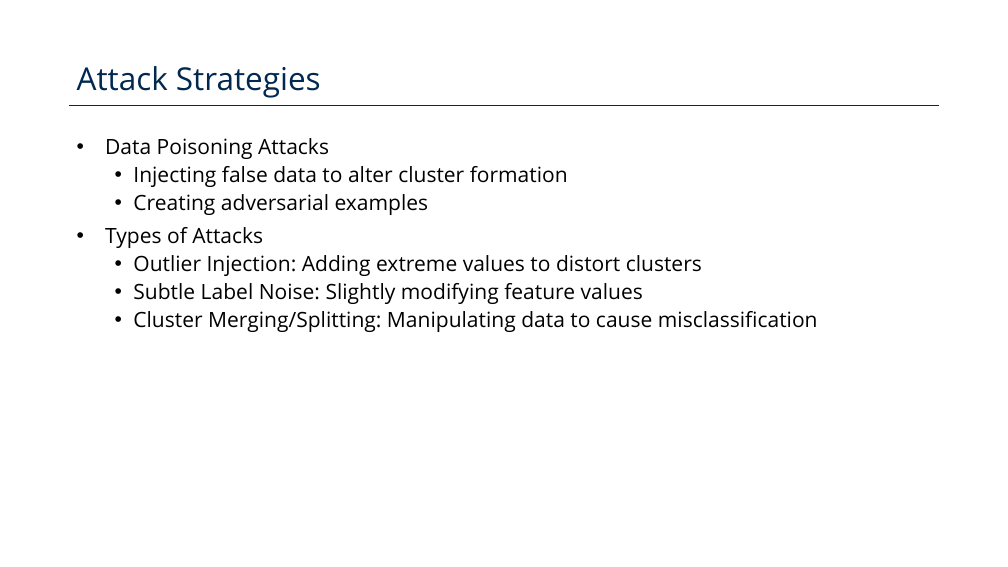
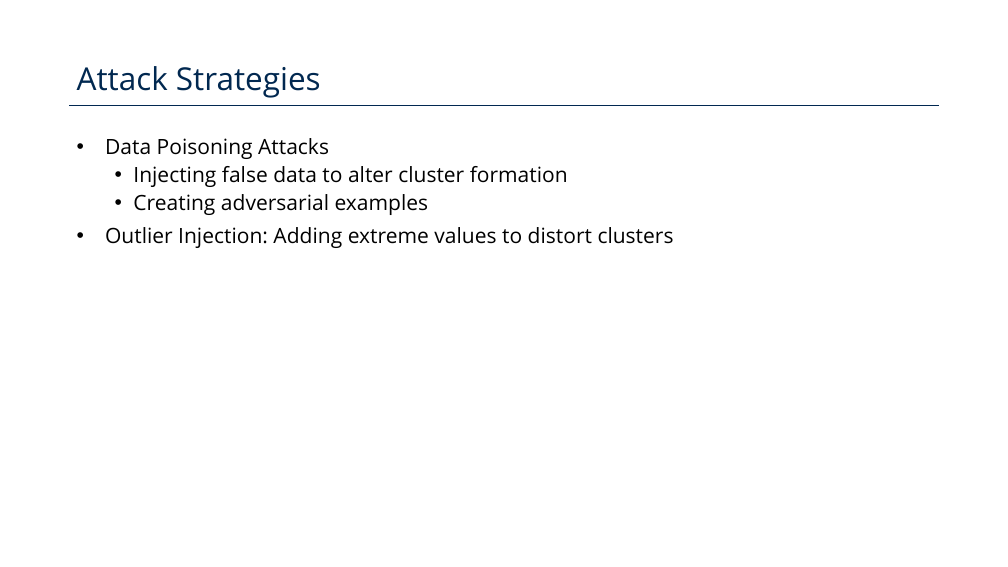
Before and after one commit to Poison-Cluster/poison-cluster, a slide deck: slide 5 of poison_cluster.pptx. Drawn at 1008x567 pixels with LibreOffice and Linux fonts; fonts in the diff are those of the drawing; background and template pictures are left out. Boxes give left, top, right and bottom in pixels: in the first picture for what was removed or moved away, otherwise in the second. Text is boxed around its words. In the diff, an @@ line names an element or a change of style, - is before the commit and + after.

```diff
--- a/poison_cluster.pptx
+++ b/poison_cluster.pptx
@@ text at (x1=105, y1=227, x2=263, y2=248): paragraph removed @@
-• Types of Attacks
@@ text at (x1=105, y1=227, x2=674, y2=248): list level 2 to 1 in "Outlier Injection: Adding extreme values ..." @@
@@ text at (x1=133, y1=283, x2=818, y2=332): paragraphs removed @@
-  • Subtle Label Noise: Slightly modifying feature values
-  • Cluster Merging/Splitting: Manipulating data to cause misclassification
```
Also in this commit, not shown: 3 other slides changed, 1 slide added, 1 slide removed, 1 other file.
